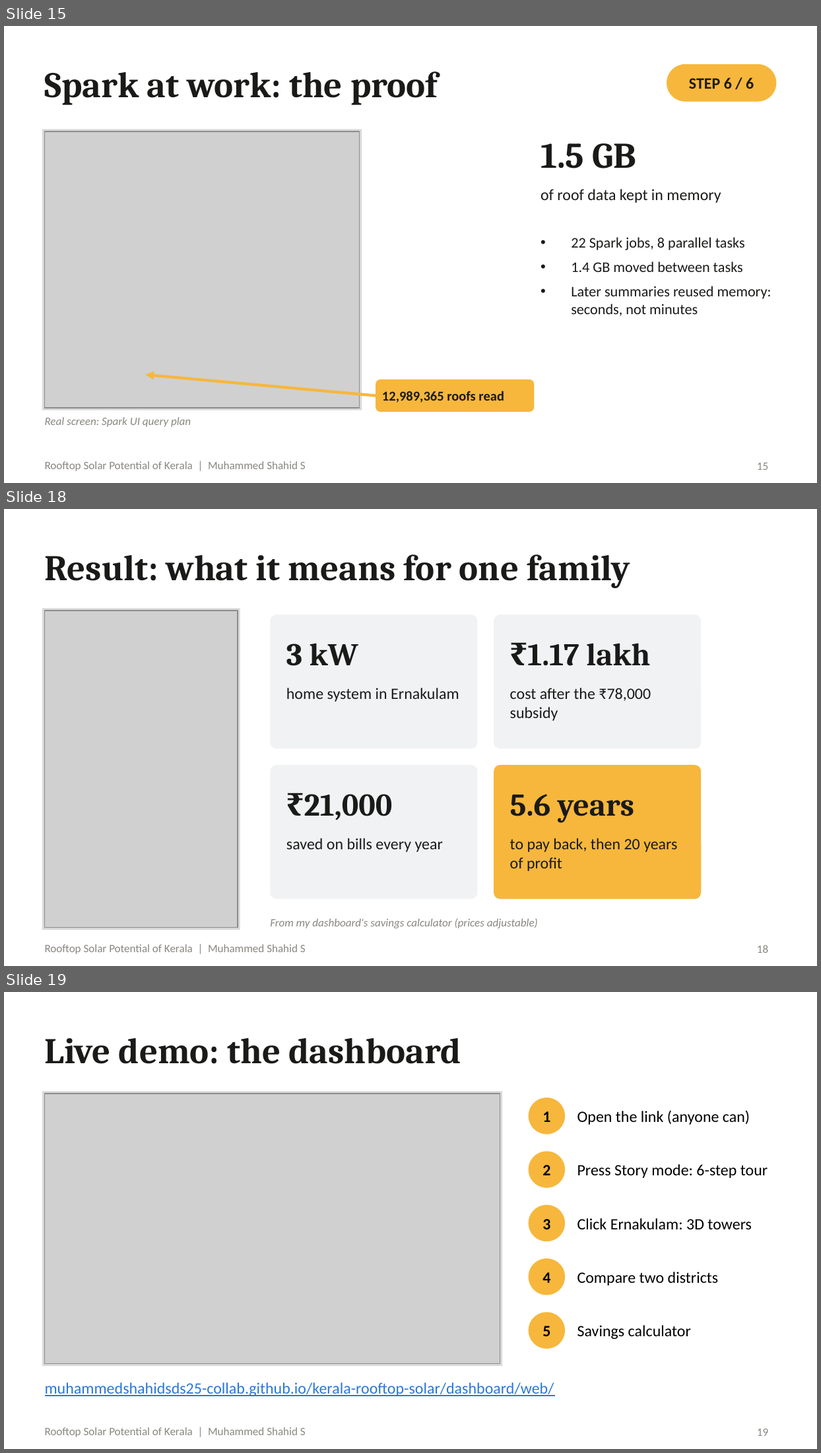
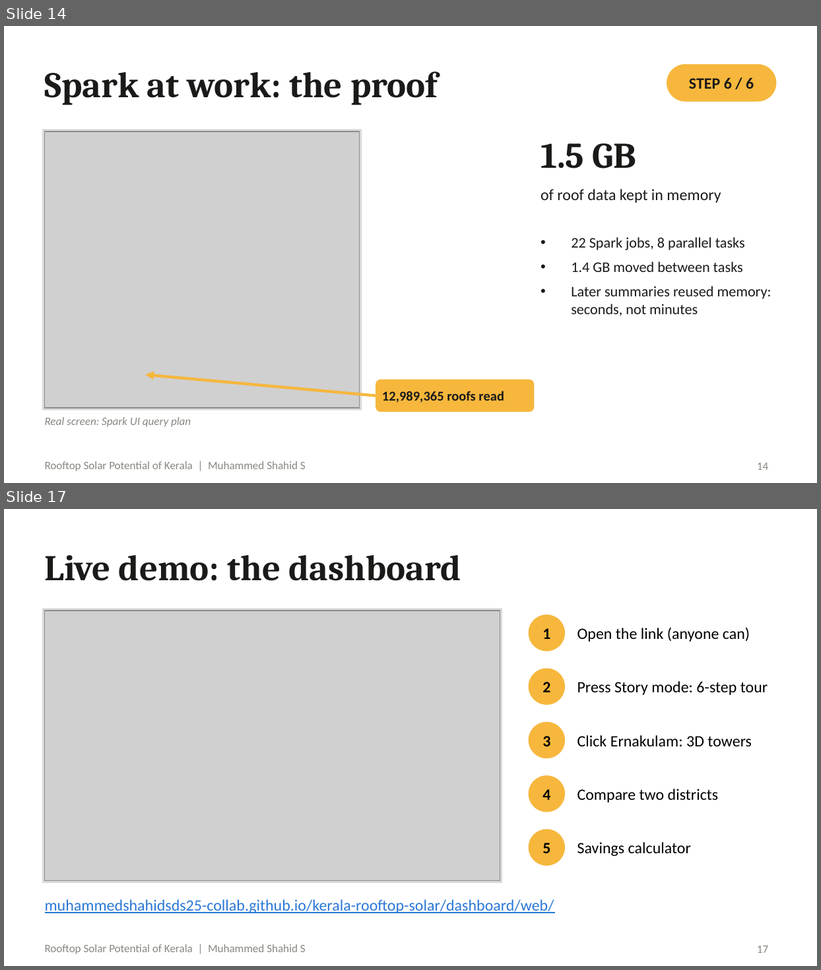
Before and after one commit to muhammedshahidsds25-collab/kerala-rooftop-solar, a slide deck: presentation/Rooftop_Solar_Kerala_Final.pptx. Shown one above the other, each under a label of ours: slides 15, 18 and 19 before the commit, slides 14 and 17 after it; the slides between them are not shown. The pictures are 821x1453 and 821x970 pixels, drawn with LibreOffice and Linux fonts; fonts in the diff are those of the drawing; grey boxes stand for pictures. Boxes give left, top, right and bottom in pixels: in the first picture for what was removed or moved away, otherwise in the second. Text is boxed around its words. In the diff, an @@ line names an element or a change of style, - is before the commit and + after.

```diff
--- a/presentation/Rooftop_Solar_Kerala_Final.pptx
+++ b/presentation/Rooftop_Solar_Kerala_Final.pptx
@@ slide 18 removed at (4,509,817,966), background #FFFFFF; not listed: 1 template element that a slide beside it also shows @@
@@ title removed at (45,555,630,588) @@
-Result: what it means for one family
@@ rectangle removed at (42,608,240,930) @@
@@ picture removed at (45,611,238,927) @@
@@ rounded rectangle removed at (270,615,477,749) @@
@@ rounded rectangle removed at (494,615,701,749) @@
@@ text removed at (286,643,358,666) @@
-3 kW
@@ text removed at (527,643,650,666) @@
-₹1.17 lakh
@@ text removed at (286,688,459,702) @@
-home system in Ernakulam
@@ text removed at (510,688,651,721) @@
-cost after the ₹78,000 subsidy
@@ rounded rectangle removed at (270,765,477,899) @@
@@ rounded rectangle removed at (494,765,701,899) @@
@@ text removed at (304,794,393,821) @@
-₹21,000
@@ text removed at (510,794,634,823) @@
-5.6 years
@@ text removed at (286,838,443,852) @@
-saved on bills every year
@@ text removed at (510,838,677,871) @@
-to pay back, then 20 years of profit
@@ text removed at (270,919,538,929) @@
-From my dashboard's savings calculator (prices adjustable)
@@ page number removed at (757,945,768,953) @@
-18
@@ what was slide 15 is now slide 14 @@
@@ page number at (757,463,768,470): text changed @@
-15
+14
@@ what was slide 19 is now slide 17 @@
@@ page number at (757,946,768,953): text changed @@
-19
+17
```
Also in this commit, not shown: 10 slides changed, 2 slides added, 3 other slides removed, 23 other files.
